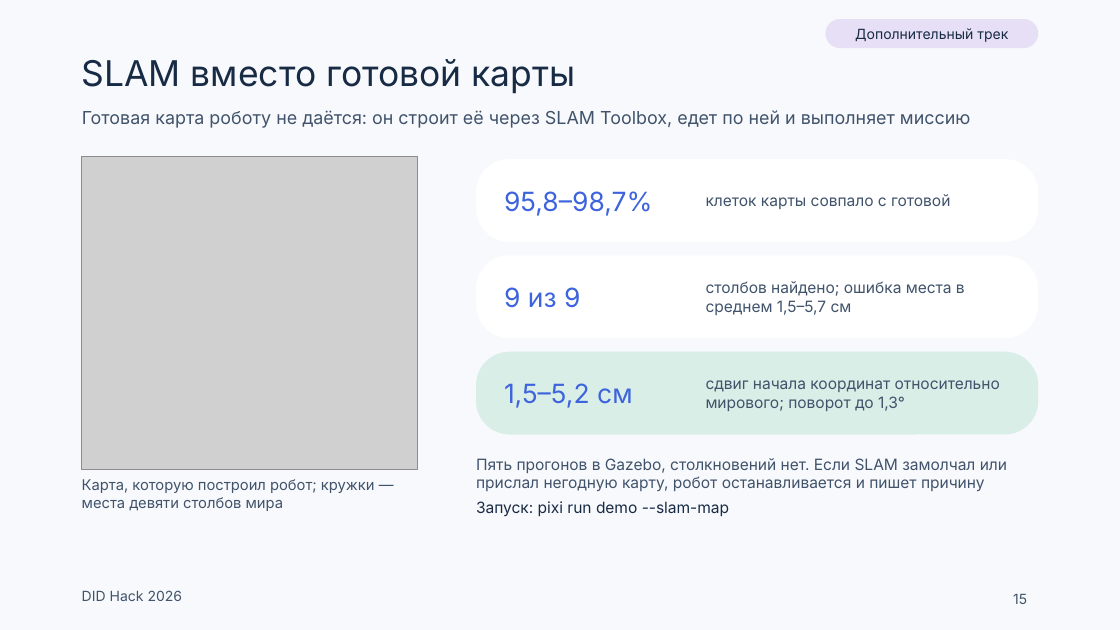
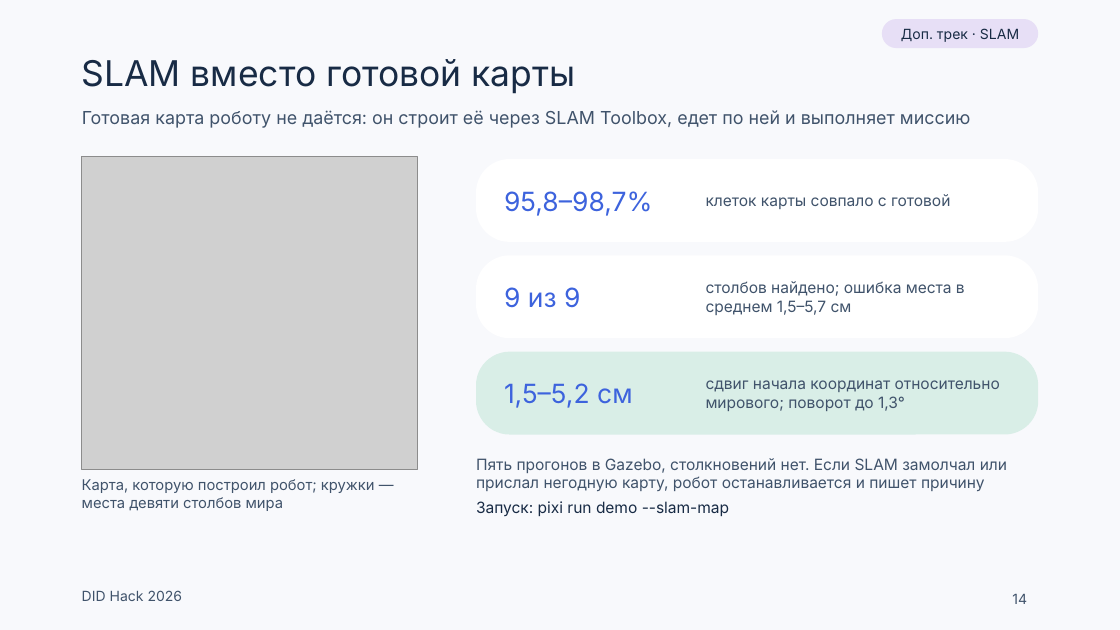
Before and after one commit to Mput13/did-hack, a slide deck: slide 14 of presentation/team/DID_final.pptx (slide 15 before the commit). Drawn at 1120x630 pixels with LibreOffice and Linux fonts; fonts in the diff are those of the drawing; grey boxes stand for pictures. Boxes give left, top, right and bottom in pixels: in the first picture for what was removed or moved away, otherwise in the second. Text is boxed around its words. In the diff, an @@ line names an element or a change of style, - is before the commit and + after.

```diff
--- a/presentation/team/DID_final.pptx
+++ b/presentation/team/DID_final.pptx
@@ rounded rectangle "Доп. трек · SLAM": place and size @@
-rounded rectangle "Доп. трек · SLAM" at <box>825,19,1038,48</box>
+rounded rectangle "Доп. трек · SLAM" at <box>881,19,1038,48</box>
@@ text in rounded rectangle at <box>901,28,1019,42</box>: text changed @@
-Дополнительный трек
+Доп. трек · SLAM
@@ page number at <box>1012,594,1027,604</box>: text changed @@
-15
+14
```
Also in this commit, not shown: 6 other slides changed, 1 slide removed, 14 other files.
